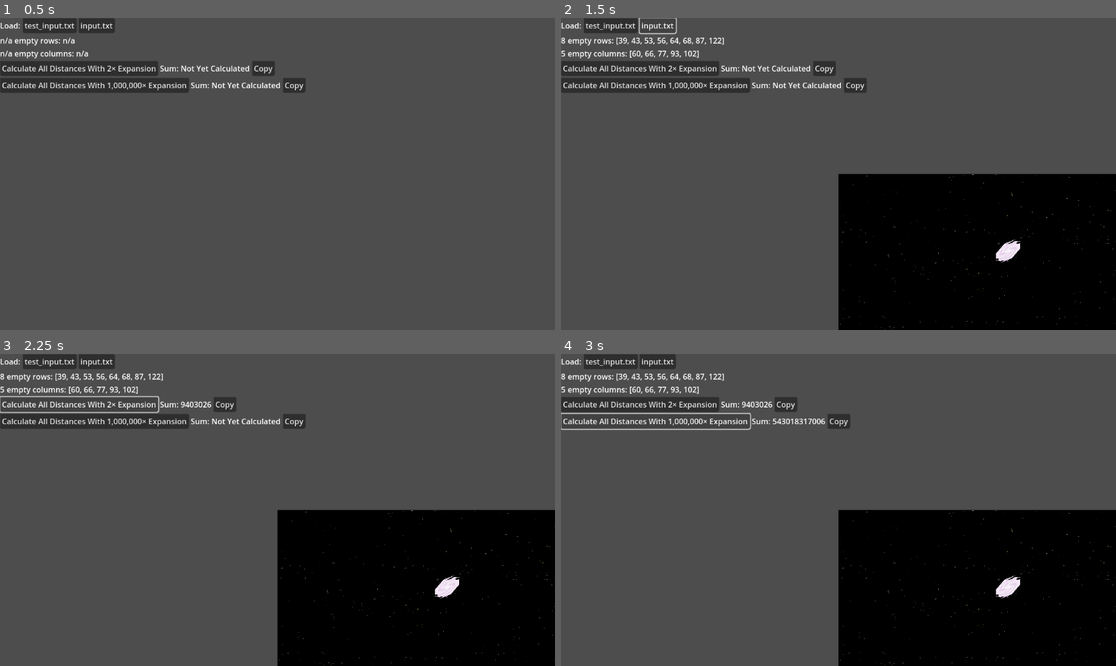
Above: before the commit, frames 1-4 (two rows, left to right).
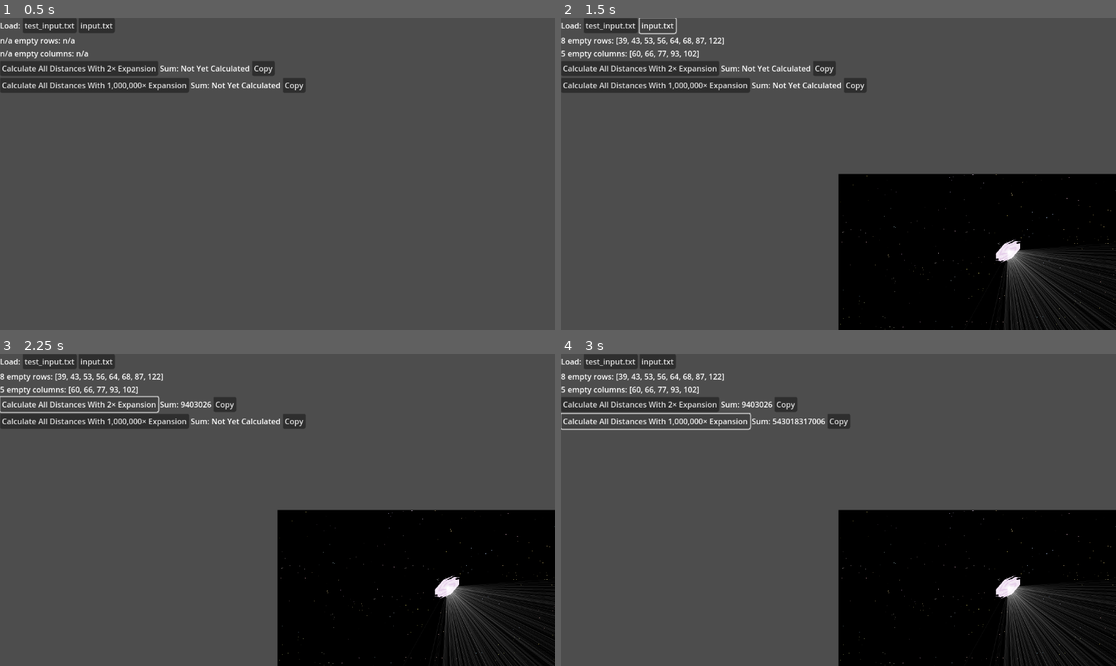
Above: after the commit, the same moments.

Repository: andrejp88/advent-of-code-2023
Game: Godot game, scene res://src/day_11/day_11.tscn
The game is run twice, just before and just after one commit, with the same random seed, the same clock (stepped at 60 frames per second) and the same inputs. The project has no main scene, so this scene is started directly.
Inputs:
- Up to frame 1 (0.5 s): no input
- Up to frame 2 (1.5 s): click "test_input.txt" at 0.5 s; click "input.txt" at 1.25 s
- Up to frame 3 (2.25 s): click "Calculate All Distances With …" at 2 s
- Up to frame 4 (3 s): click "Calculate All Distances With …" at 2.75 s

Frame 1 is identical in both runs. In frame 2, 1.8% of the frame differs, in the area x 79-100%, y 74-100%; in frame 3, 1.8%; in frame 4, 1.8%.

Commit message:
Day 11, optimize line drawing

Diff:
--- a/src/day_11/day_11.gd
+++ b/src/day_11/day_11.gd
@@ -6,6 +6,7 @@
 const tilemap_layer_galaxies := 1
 
 
+var galaxies: Array[Vector2i] = []
 var empty_rows := {}
 var empty_columns := {}
 
@@ -30,7 +31,6 @@
 func repopulate_tilemap(input: String) -> void:
 
 	# Clear previous data
-
 	tilemap.clear()
 	$"CanvasLayer/VBoxContainer/HBoxContainer4/SumOfAllDistancesWith2×ExpansionLabel".text = "Not Yet Calculated"
 	$"CanvasLayer/VBoxContainer/HBoxContainer5/SumOfAllDistancesWith1,000,000×ExpansionLabel".text = "Not Yet Calculated"
@@ -38,12 +38,9 @@
 	$CanvasLayer/VBoxContainer/HBoxContainer7/NumEmptyColumns.text = "n/a"
 	$CanvasLayer/VBoxContainer/HBoxContainer6/EmptyRows.text = "n/a"
 	$CanvasLayer/VBoxContainer/HBoxContainer7/EmptyColumns.text = "n/a"
-
+	galaxies.clear()
 	empty_rows = {}
 	empty_columns = {}
-
-	for child: Node in $Lines.get_children():
-		child.queue_free()
 
 
 	# Populate
@@ -80,6 +77,15 @@
 	$CanvasLayer/VBoxContainer/HBoxContainer7/EmptyColumns.text = str(empty_columns.keys())
 
 
+	for x: int in range(tilemap_pos.x, tilemap_pos.x + tilemap_size.x):
+		for y: int in range(tilemap_pos.y, tilemap_pos.y + tilemap_size.y):
+			var galaxy_cell_data := tilemap.get_cell_tile_data(tilemap_layer_galaxies, Vector2i(x, y))
+			if galaxy_cell_data != null:
+				galaxies.push_back(Vector2i(x, y))
+
+	queue_redraw()
+
+
 func get_random_starfield_atlas_coords() -> Vector2i:
 	return Vector2i(randi_range(0, 6), randi_range(0, 7))
 
@@ -89,9 +95,6 @@
 
 
 func calculate_all_distances_with_expansion(expansion_factor: int, result_label: Label) -> void:
-
-	for child: Node in $Lines.get_children():
-		child.queue_free()
 
 	var galaxies: Array[Vector2i] = []
 
@@ -106,8 +109,6 @@
 
 	var running_total := 0
 
-
-
 	for galaxy_a: Vector2i in galaxies:
 		var galaxy_a_idx := galaxy_a.x + (galaxy_a.y * tilemap_size.x)
 
@@ -115,15 +116,6 @@
 			var galaxy_b_idx := galaxy_b.x + (galaxy_b.y * tilemap_size.x)
 
 			if galaxy_b_idx > galaxy_a_idx:
-				# Add a visual line
-				#var line_2d := Line2D.new()
-				#line_2d.add_point((Vector2(galaxy_a) + Vector2(0.5, 0.5)) * tilemap.scale.x * tilemap.tile_set.tile_size.x)
-				#line_2d.add_point((Vector2(galaxy_b) + Vector2(0.5, 0.5)) * tilemap.scale.x * tilemap.tile_set.tile_size.x)
-				#line_2d.antialiased = true
-				#line_2d.width = 2
-				#line_2d.default_color = Color(1, 1, 1, 0.1)
-				#$Lines.add_child(line_2d)
-
 				# Calculate the distance
 				var min_x := mini(galaxy_a.x, galaxy_b.x)
 				var max_x := maxi(galaxy_a.x, galaxy_b.x)
@@ -171,3 +163,23 @@
 
 func _on_copy_part_2_result_pressed() -> void:
 	DisplayServer.clipboard_set($"CanvasLayer/VBoxContainer/HBoxContainer5/SumOfAllDistancesWith1,000,000×ExpansionLabel".text)
+
+
+func _draw() -> void:
+	var tilemap_size := tilemap.get_used_rect().size
+
+	for galaxy_a: Vector2i in galaxies:
+		var galaxy_a_idx := galaxy_a.x + (galaxy_a.y * tilemap_size.x)
+
+		for galaxy_b: Vector2i in galaxies:
+			var galaxy_b_idx := galaxy_b.x + (galaxy_b.y * tilemap_size.x)
+
+			if galaxy_b_idx > galaxy_a_idx:
+				# Add a visual line
+				draw_line(
+					(Vector2(galaxy_a) + Vector2(0.5, 0.5)) * tilemap.scale.x * tilemap.tile_set.tile_size.x,
+					(Vector2(galaxy_b) + Vector2(0.5, 0.5)) * tilemap.scale.x * tilemap.tile_set.tile_size.x,
+					Color(1, 1, 1, 0.05),
+					-1.0,
+					false,
+				)
--- a/src/day_11/day_11.tscn
+++ b/src/day_11/day_11.tscn
@@ -83,14 +83,13 @@
 [node name="MouseCamera" parent="." instance=ExtResource("2_6sbjm")]
 
 [node name="TileMap" type="TileMap" parent="."]
+z_index = -1
 scale = Vector2(0.125, 0.125)
 tile_set = SubResource("TileSet_xs3ku")
 format = 2
 layer_0/name = "Starfield"
 layer_1/name = "Galaxies"
 layer_1/tile_data = PackedInt32Array()
-
-[node name="Lines" type="Node2D" parent="."]
 
 [node name="CanvasLayer" type="CanvasLayer" parent="."]
 
